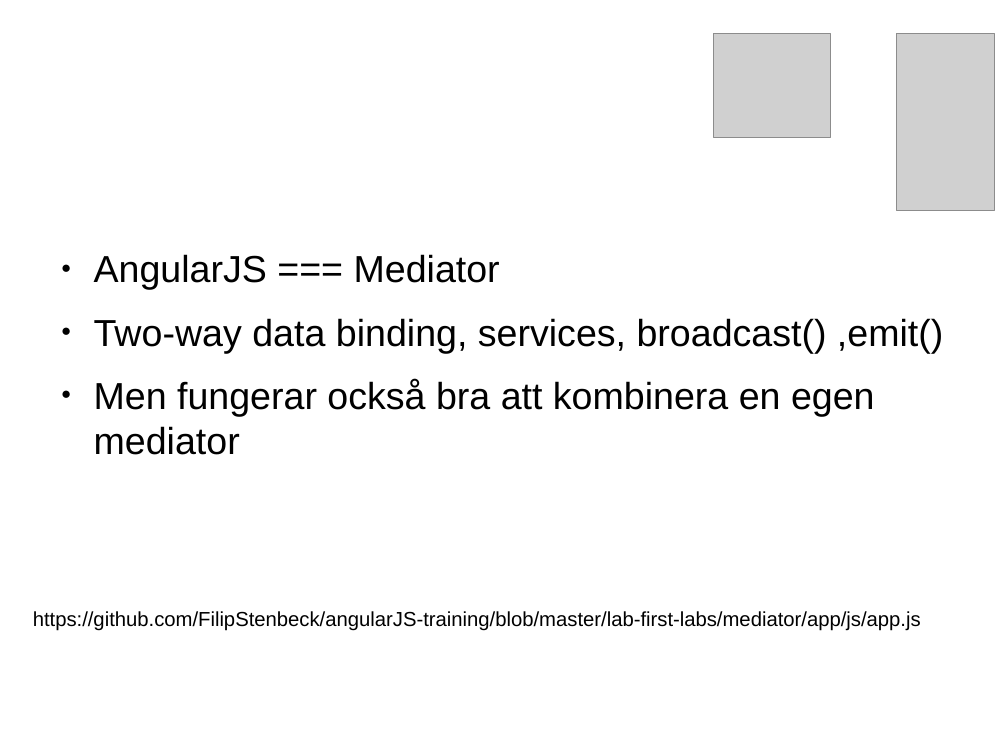
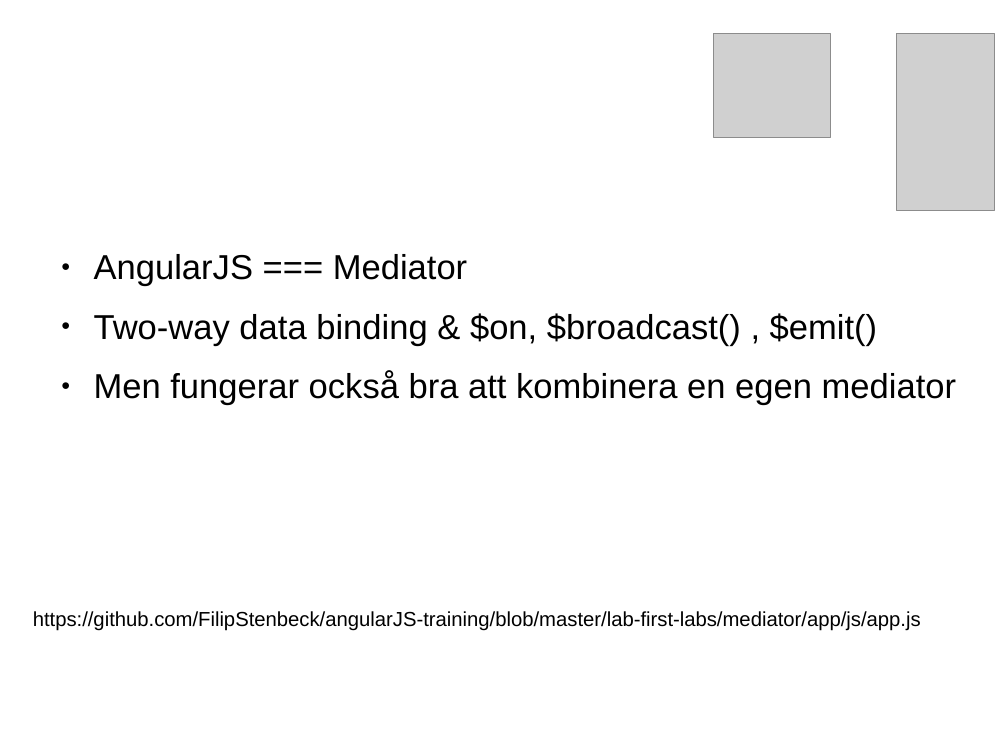
Before and after one commit to FilipStenbeck/angularJS-training, a slide deck: slide 42 of docs/JavaScript Arkitektur.odp. Drawn at 1008x756 pixels with LibreOffice and Linux fonts; fonts in the diff are those of the drawing; grey boxes stand for pictures. Boxes give left, top, right and bottom in pixels: in the first picture for what was removed or moved away, otherwise in the second. Text is boxed around its words. In the diff, an @@ line names an element or a change of style, - is before the commit and + after.

Commit message:
update mediator

```diff
--- a/docs/JavaScript Arkitektur.odp
+++ b/docs/JavaScript Arkitektur.odp
@@ text at [94,254,956,405]: size 29.6 to 27.2 pt in "AngularJS === Mediator", "Men fungerar också bra att kombinera en ..." @@
@@ text at [94,313,878,346]: text changed; size 29.6 to 27.2 pt @@
-● Two-way data binding, services, broadcast() ,emit()
+● Two-way data binding & $on, $broadcast() , $emit()
```
